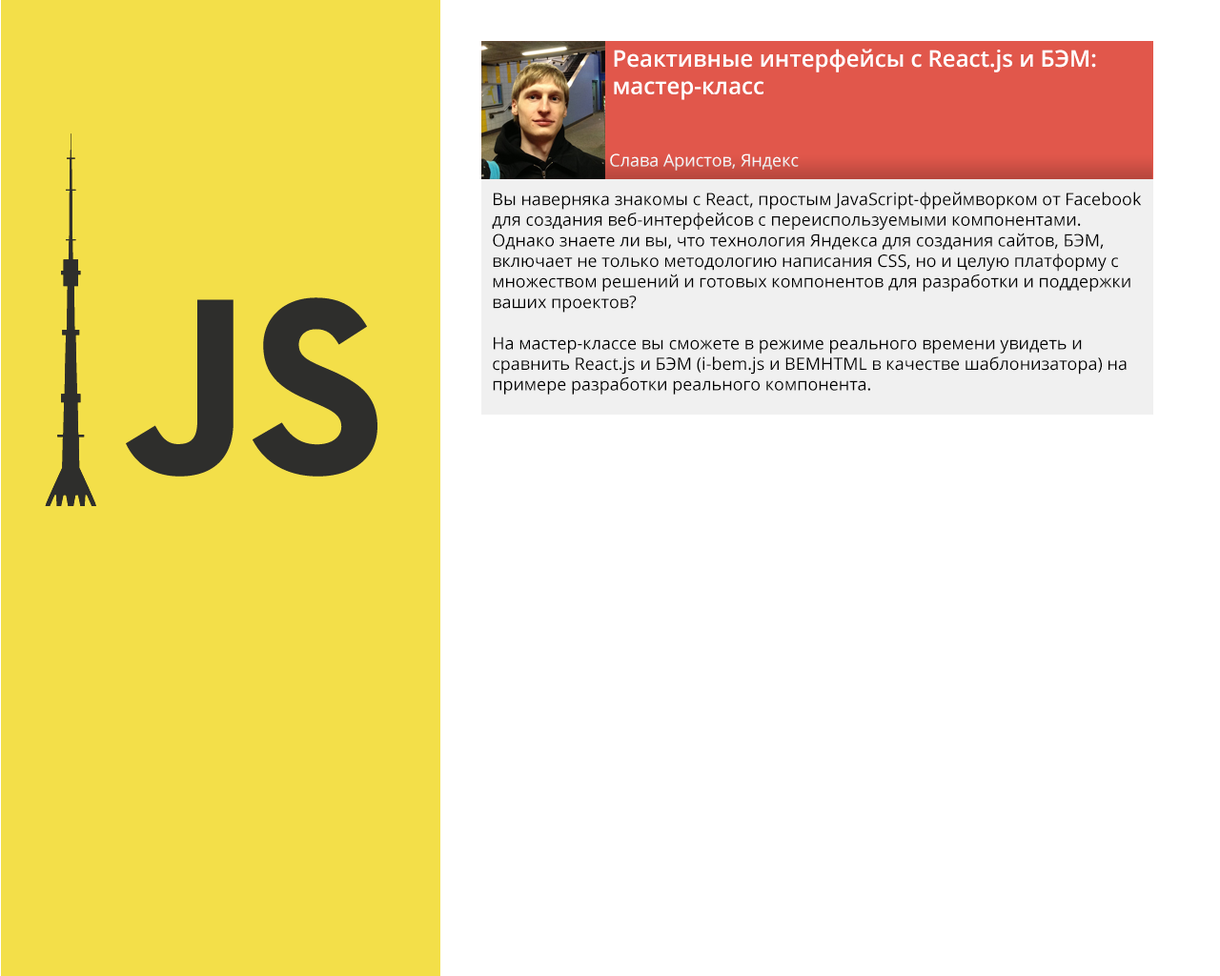
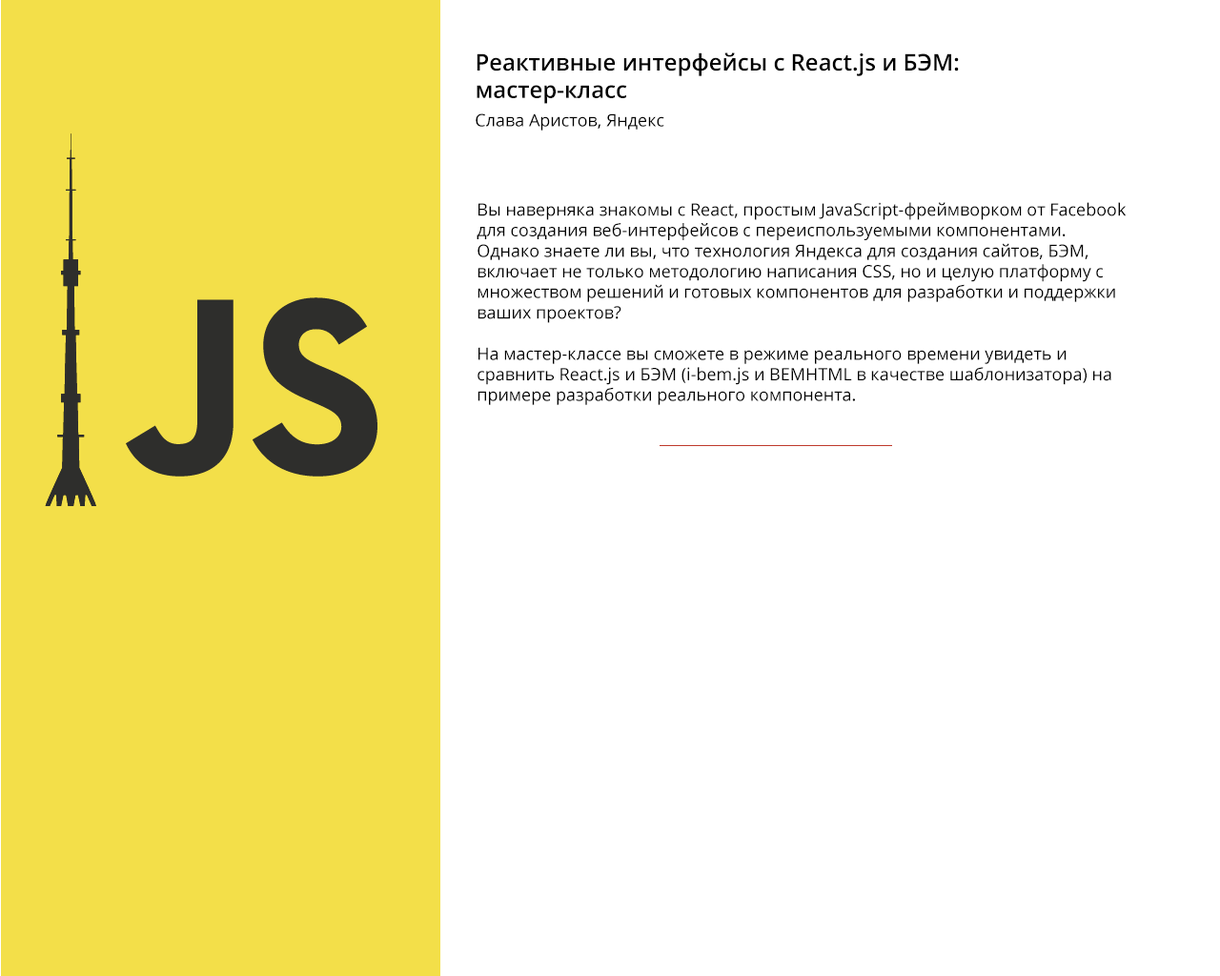
Layer changes from the first w=1220, h=976 image to the second:
hid group "Card1" (21 layers) over [481, 40, 1154, 415]
moved "Реактивные интерфейсы с React.js и БЭМ: мастер-класс" (1st of 5, in "Main Content" › "Card1" › "Header1") above "Слава Аристов, Яндекс" over [613, 48, 1097, 101]
moved "Слава Аристов, Яндекс" (1st of 5, in "Main Content" › "Card1" › "Header1") above "HeaderFG" over [610, 153, 799, 171]
painted on "HeaderFG" (1st of 3, in "Main Content" › "Card1" › "Header1") over [481, 154, 1153, 182]
added group "Card2" with 10 layers in group "Main Content" over [475, 48, 1127, 447]
added group "Header1" (2nd of 2, in "Main Content" › "Card2") with 4 layers in group "Card2" over [475, 48, 1120, 447]
added layer "Shape 1" in group "Header1" over [659, 445, 893, 447]
added layer "Реактивные интерфейсы с React.js и БЭМ: мастер-класс" (4th of 5, in "Main Content" › "Card2" › "Header1") in group "Header1" over [476, 52, 960, 104]
added layer "Слава Аристов, Яндекс" (4th of 5, in "Main Content" › "Card2" › "Header1") in group "Header1" over [475, 113, 665, 131]
added layer "Вы наверняка знакомы с React, простым JavaScript-фреймворком от" (2nd of 2, in "Main Content" › "Card2") in group "Card2" over [476, 202, 1127, 406]
